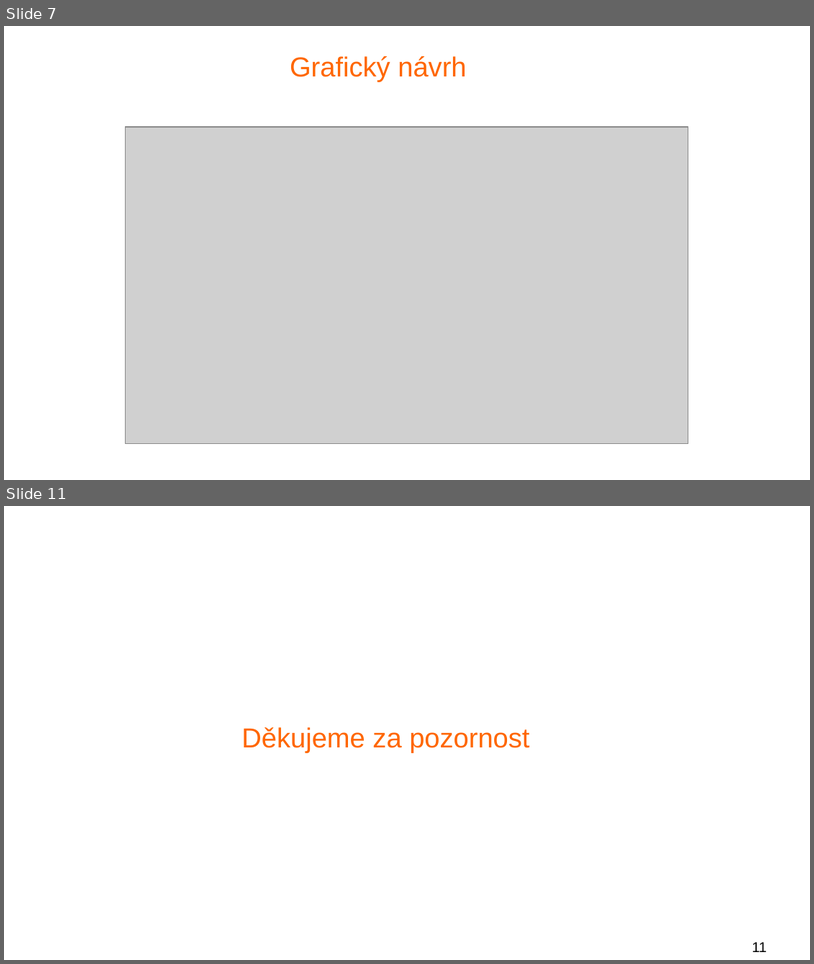
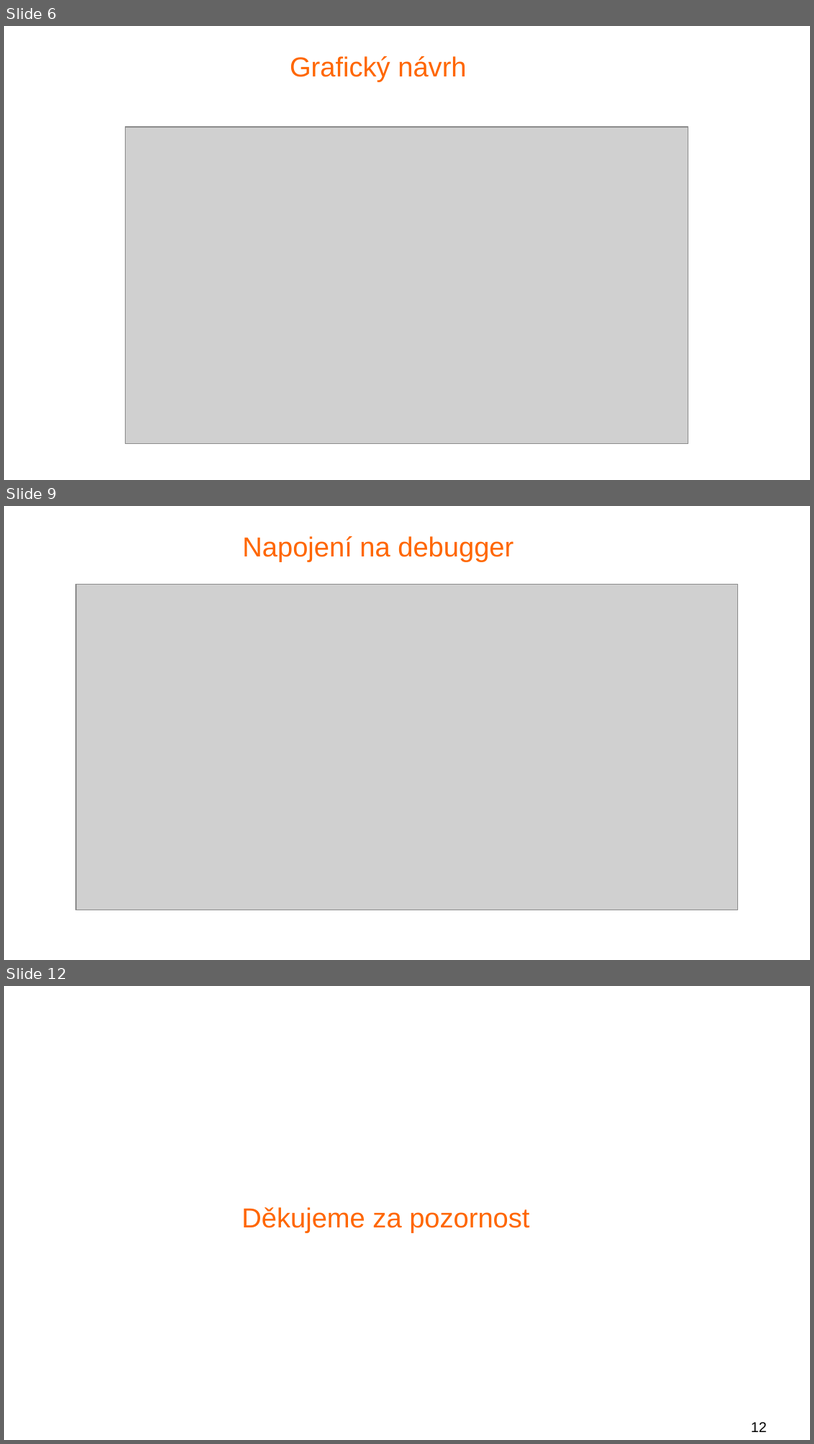
Before and after one commit to trestikp/fjp_semestral, a slide deck: presentation/second_presentation.odp. Shown one above the other, each under a label of ours: slides 7 and 11 before the commit, slides 6, 9 and 12 after it; the slides between them are not shown. The pictures are 814x964 and 814x1444 pixels, drawn with LibreOffice and Linux fonts; fonts in the diff are those of the drawing; grey boxes stand for pictures; background and template pictures are left out. Boxes give left, top, right and bottom in pixels: in the first picture for what was removed or moved away, otherwise in the second. Text is boxed around its words. In the diff, an @@ line names an element or a change of style, - is before the commit and + after.

Commit message:
Changed real GUI images in presentation, converted to PDF

```diff
--- a/presentation/second_presentation.odp
+++ b/presentation/second_presentation.odp
@@ slide 9 added at (4, 506, 810, 960), background #FFFFFF @@
@@ title added at (242, 536, 514, 562), 27 pt, text #FF6600 @@
+Napojení na debugger
@@ picture added at (76, 584, 738, 909) @@
@@ what was slide 7 is now slide 6 @@
@@ what was slide 11 is now slide 12 @@
@@ page number at (751, 1422, 767, 1432): text changed @@
-11
+12
```
Also in this commit, not shown: 5 slides changed, 1 other slide added, 1 slide removed, 2 other files.
